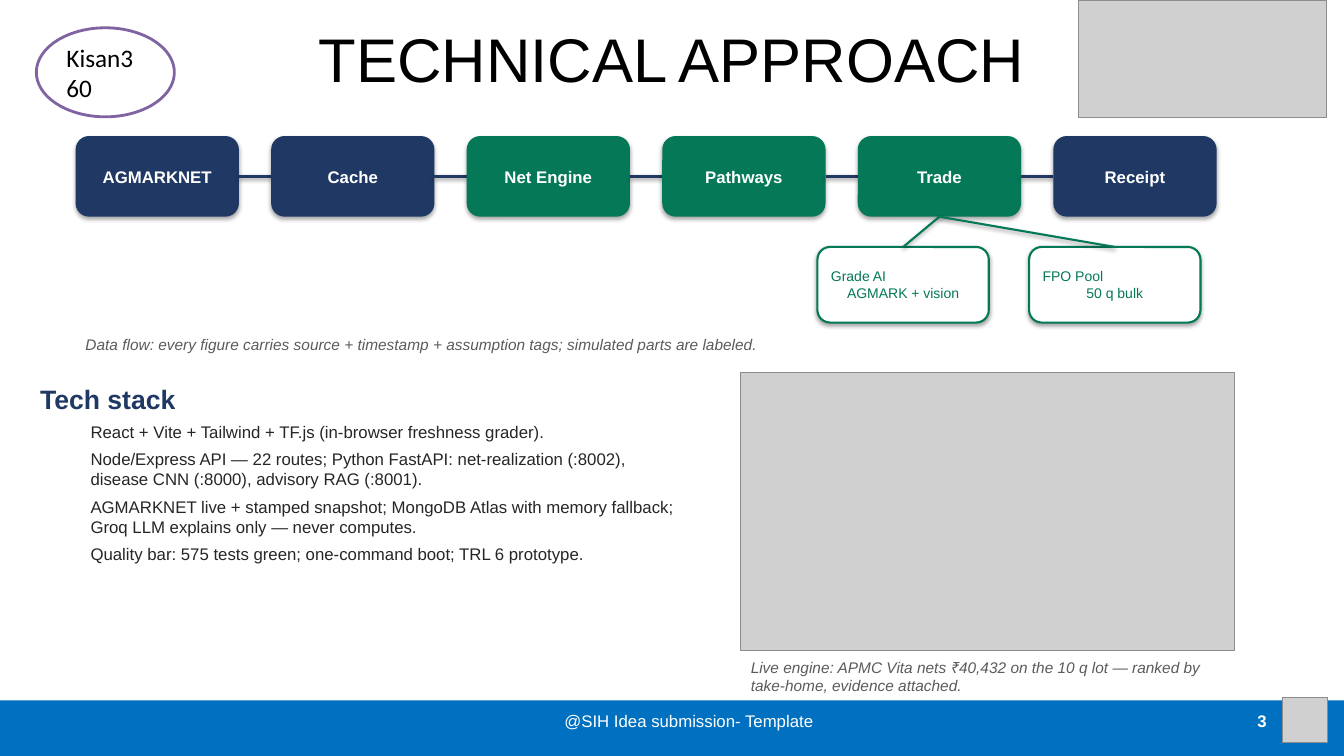
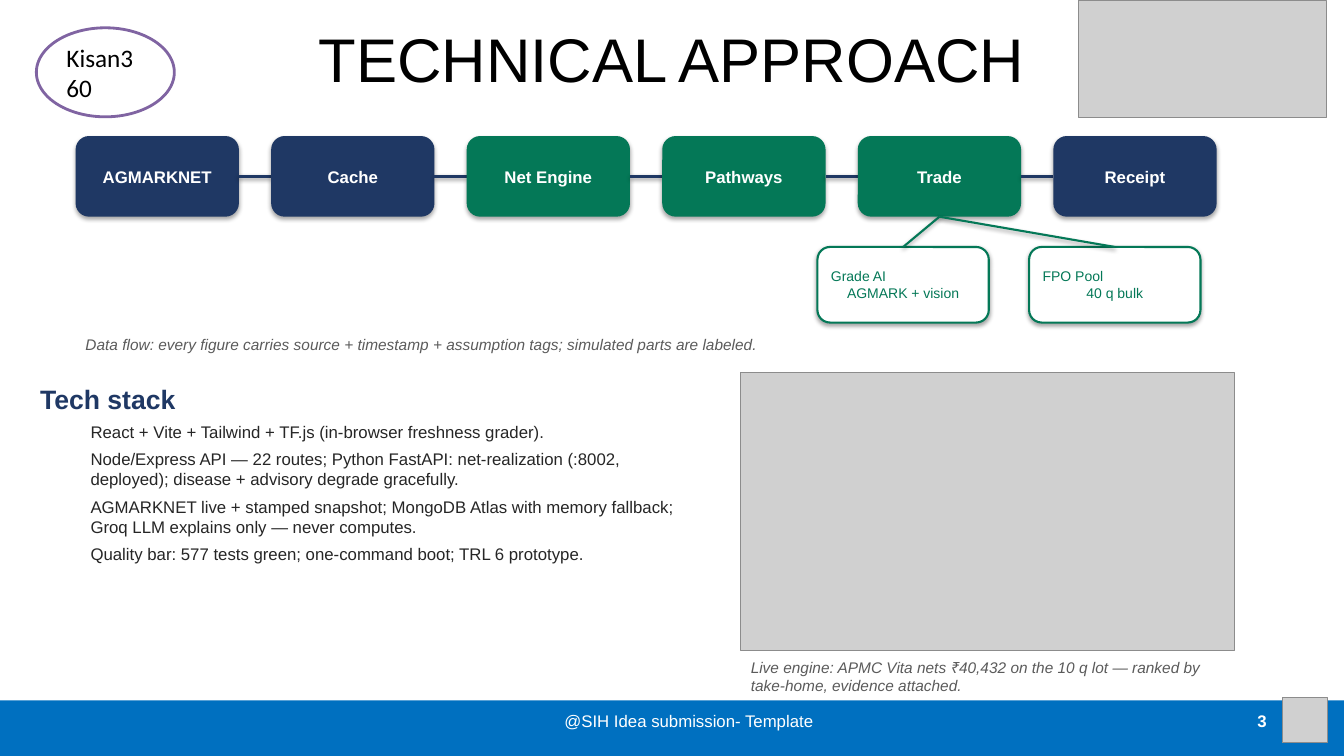
Before and after one commit to Kissan-360/Kisan360_new, a slide deck: slide 3 of Kisan360_SIH26132_Idea_PPT_v2.pptx. Drawn at 1344x756 pixels with LibreOffice and Linux fonts; fonts in the diff are those of the drawing; grey boxes stand for pictures. Boxes give left, top, right and bottom in pixels: in the first picture for what was removed or moved away, otherwise in the second. Text is boxed around its words. In the diff, an @@ line names an element or a change of style, - is before the commit and + after.

```diff
--- a/Kisan360_SIH26132_Idea_PPT_v2.pptx
+++ b/Kisan360_SIH26132_Idea_PPT_v2.pptx
@@ text in rounded rectangle at [1043,271,1143,301]: text changed @@
-FPO Pool
-50 q bulk
+FPO Pool
+40 q bulk
@@ text at [91,453,620,489]: text changed @@
-  Node/Express API — 22 routes; Python FastAPI: net-realization (:8002), disease CNN (:8000), advisory RAG (:8001).
+  Node/Express API — 22 routes; Python FastAPI: net-realization (:8002, deployed); disease + advisory degrade gracefully.
@@ text at [91,548,584,564]: text changed @@
-  Quality bar: 575 tests green; one-command boot; TRL 6 prototype.
+  Quality bar: 577 tests green; one-command boot; TRL 6 prototype.
```
Also in this commit, not shown: 2 other slides changed.
